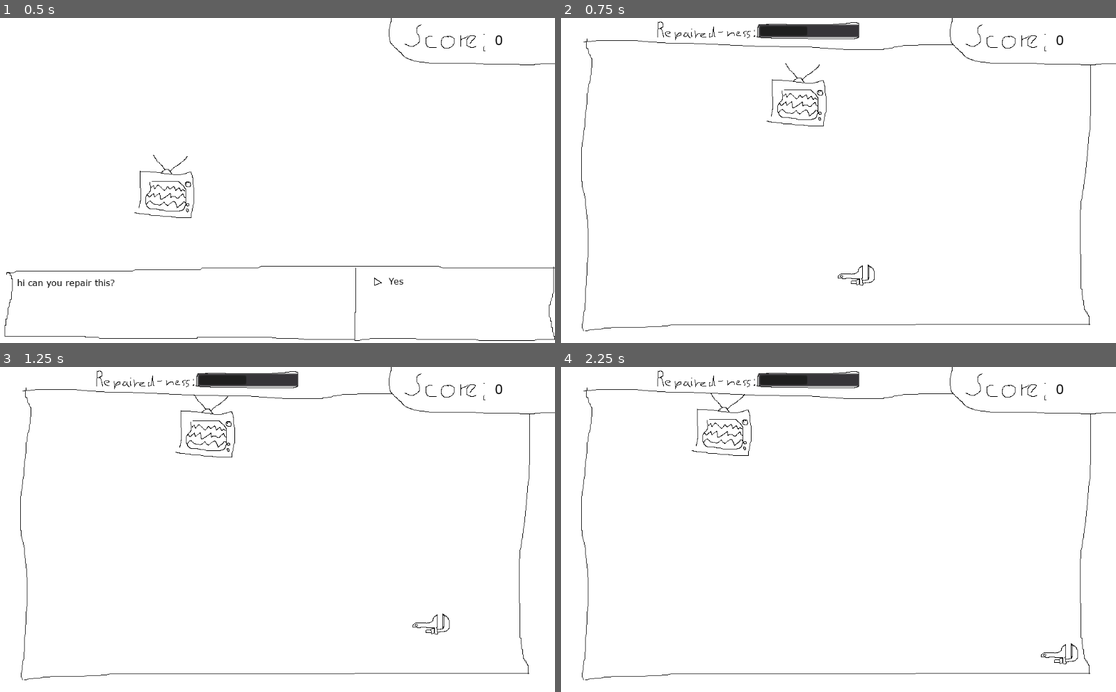
Above: before the commit, frames 1-4 (two rows, left to right).
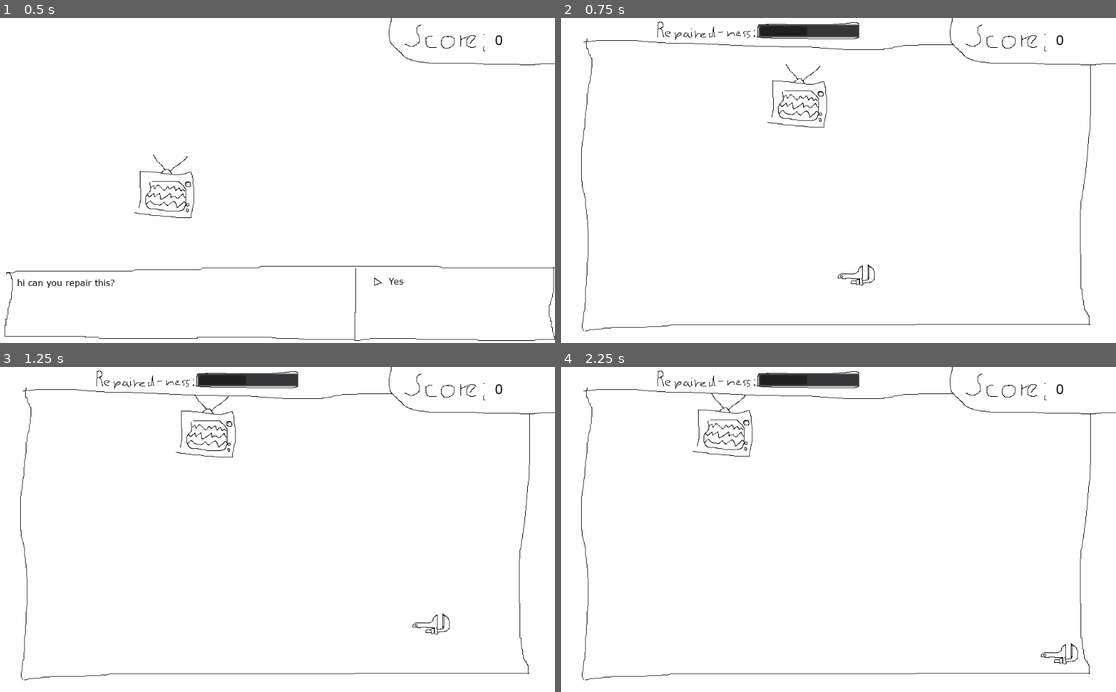
Above: after the commit, the same moments.

Repository: montinevra/repair_anything
Game: Godot game, scene res://scenes/Main.tscn
Two runs of this game, one before a commit and one after it. Both use one fixed random seed, a clock stepped at 60 frames per second and the inputs below.
Inputs:
- Up to frame 1 (0.5 s): no input
- Up to frame 2 (0.75 s): tap Enter (ui_accept) at 0.5, 0.6 s; hold Right (move_right) from 0.53 s (still down)
- Up to frame 3 (1.25 s): keep holding Right (move_right); tap Enter (ui_accept) at 0.77, 1.07 s
- Up to frame 4 (2.25 s): release Right (move_right) at 1.28 s; hold Down (move_down) 1.28-2.03 s; tap Space (shoot) at 1.35 s; tap Enter (ui_accept) at 1.52, 1.55, 1.82, 2.1 s; hold Right (move_right) from 2.03 s (still down)

Frame 1 is identical in both runs. In frame 2, 0.5% of the frame differs, in the area x 36-48%, y 13-34%; in frame 3, 0.3%; in frame 4, 0.5%.

Commit message:
use signal for player hit enemy

Diff:
--- a/scenes/Main.tscn
+++ b/scenes/Main.tscn
@@ -1,7 +1,6 @@
-[gd_scene load_steps=4 format=2]
+[gd_scene load_steps=3 format=2]
 
 [ext_resource path="res://scripts/Main.gd" type="Script" id=1]
-[ext_resource path="res://scenes/StoreFront.tscn" type="PackedScene" id=2]
 [ext_resource path="res://scenes/Score.tscn" type="PackedScene" id=3]
 
 [node name="Main" type="Node2D"]
@@ -9,5 +8,3 @@
 
 [node name="Score" parent="." instance=ExtResource( 3 )]
 position = Vector2( 710, 0 )
-
-[node name="StoreFront" parent="." instance=ExtResource( 2 )]
--- a/scripts/Main.gd
+++ b/scripts/Main.gd
@@ -1,7 +1,9 @@
 extends Node2D
 
 enum {STORE_FRONT, STORE_BACK}
+const M_SCN_STORE_FRONT = preload("res://scenes/StoreFront.tscn")
 const M_STORE_BACK = preload("res://scenes/StoreBack.tscn")
+var m_inst_store_front = M_SCN_STORE_FRONT.instance()
 var m_store_back_inst = M_STORE_BACK.instance()
 var m_player
 var m_room = STORE_FRONT
@@ -19,25 +21,27 @@
 #		print(m_repairables[i])
 #	_pick_random_repairable()
 	m_store_back_inst.connect("sig_go_front", self, "_go_front")
-	m_store_front_inst.connect("sig_job_accepted", self, "_go_back")
-
+#	m_store_front_inst.connect("sig_job_accepted", self, "_go_back")
+	add_child(m_inst_store_front)
 
 func _process(t_delta):
 	match m_room:
-#		STORE_FRONT:
-#			if Input.is_action_just_pressed("ui_accept"):
-#				m_room = STORE_BACK
-##				print("accepted")
-#				m_store_back_inst = M_STORE_BACK.instance()
-#				m_player = m_store_back_inst.get_node("Player")
-#				m_player.connect("sig_shot_fired", self, "_on_shot_fired")
-#				add_child(m_store_back_inst)
+		STORE_FRONT:
+			if Input.is_action_just_pressed("ui_accept"):
+				m_room = STORE_BACK
+#				print("accepted")
+				m_store_back_inst = M_STORE_BACK.instance()
+				m_player = m_store_back_inst.get_node("Player")
+				m_player.connect("sig_shot_fired", self, "_on_shot_fired")
+				m_player.connect("sig_hit_enemy", self, "add_score", [-2])
+				add_child(m_store_back_inst)
+				remove_child(m_inst_store_front)
 		STORE_BACK:
 			if !m_store_back_inst.is_repairing():
 				m_store_back_inst.queue_free()
 				m_room = STORE_FRONT
-				m_store_front_inst.connect("sig_job_accepted", self, "_go_back")
-	pass
+#				m_store_front_inst.connect("sig_job_accepted", self, "_go_back")
+				add_child(m_inst_store_front)
 
 
 func _set_score(t_score):
@@ -55,7 +59,6 @@
 
 func _go_back():
 	m_room = STORE_BACK
-#	print("accepted")
 	m_store_back_inst = M_STORE_BACK.instance()
 	m_player = m_store_back_inst.get_node("Player")
 	add_child(m_store_back_inst)
--- a/scripts/Player.gd
+++ b/scripts/Player.gd
@@ -1,6 +1,7 @@
 extends KinematicBody2D
 
 signal sig_shot_fired
+signal sig_hit_enemy
 enum {TOOL_SELECT, REPAIRING, REPAIRED, BORKED, FINISHED}
 const BULLET = preload("res://scenes/Bullet.tscn")
 const RELOAD_TIME = 0.1
@@ -8,7 +9,6 @@
 var m_reloading = 0.0
 var m_invulnerable = .5
 var m_state = REPAIRING
-onready var m_main = get_node("../../")
 
 
 func _process(delta):
@@ -25,15 +25,12 @@
 		m_invulnerable -= delta
 		for i in get_slide_count():
 			var collision = get_slide_collision(i)
-	#		print("Collided with: ", collision.collider.name)
 			if collision:
 				var collider = collision.get_collider()
-				velocity = velocity.bounce(collision.normal)
 				if collider.name == "Enemy" && m_invulnerable <= 0:
 					collider.add_repairedness(-.1)
-#					print(collider.m_repairedness)
 					m_invulnerable = .05
-					m_main.add_score(-2)
+					emit_signal("sig_hit_enemy")
 
 
 func set_finished():
@@ -47,7 +44,6 @@
 	velocity.y = Input.get_action_strength("move_down") - Input.get_action_strength("move_up")
 	if abs(velocity.x) == 1 and abs(velocity.y) == 1:
 		velocity = velocity.normalized()
-	#print(velocity)
 	return velocity
 
 
